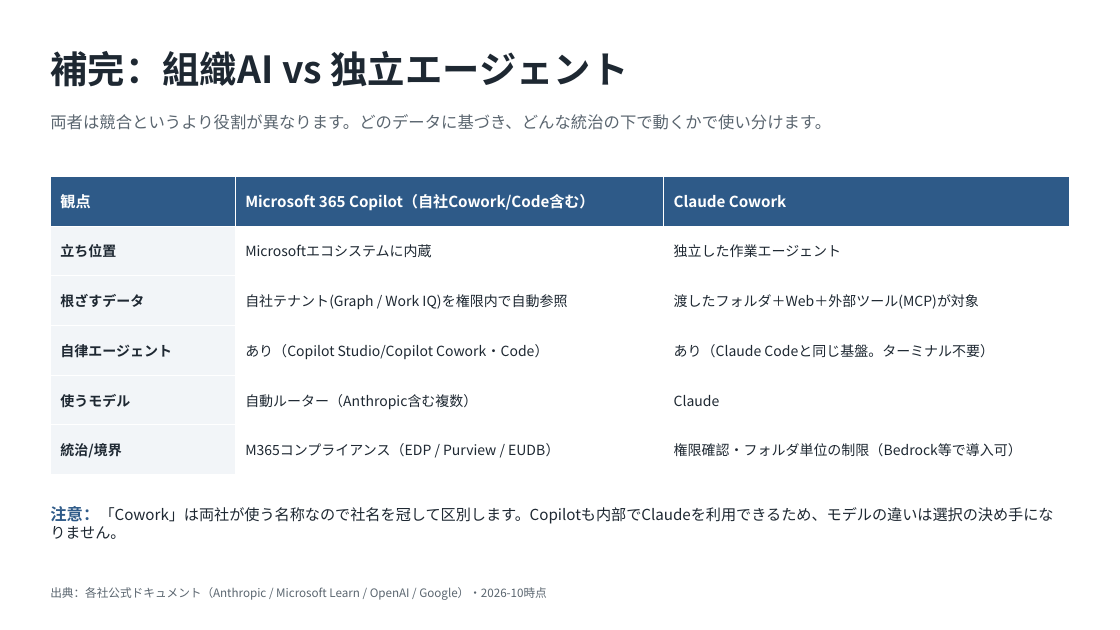
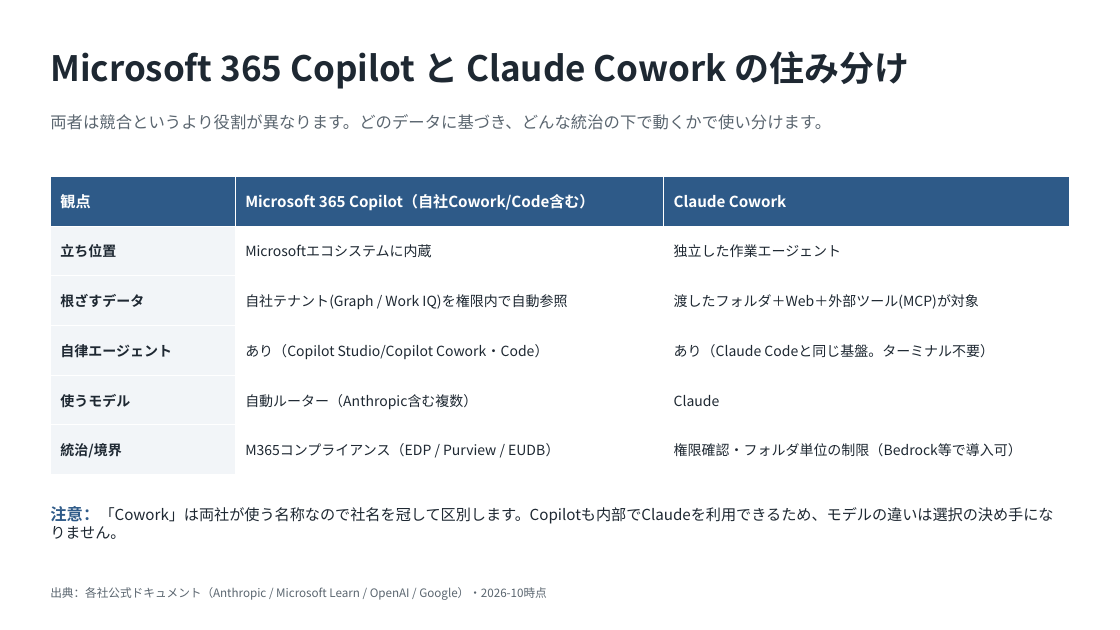
Before and after one commit to ctc-itkr/claude-hands-on, a slide deck: slide 2 of docs/03_参考資料/Copilot_Cowork_競合比較.pptx (slide 3 before the commit). Drawn at 1120x630 pixels with LibreOffice and Linux fonts; fonts in the diff are those of the drawing. Boxes give left, top, right and bottom in pixels: in the first picture for what was removed or moved away, otherwise in the second. Text is boxed around its words. In the diff, an @@ line names an element or a change of style, - is before the commit and + after.

```diff
--- a/docs/03_参考資料/Copilot_Cowork_競合比較.pptx
+++ b/docs/03_参考資料/Copilot_Cowork_競合比較.pptx
@@ text at (x1=50, y1=51, x2=910, y2=89): text changed; size 32 to 30 pt @@
-補完：組織AI vs 独立エージェント
+Microsoft 365 Copilot と Claude Cowork の住み分け
```
Also in this commit, not shown: 3 other slides changed.
